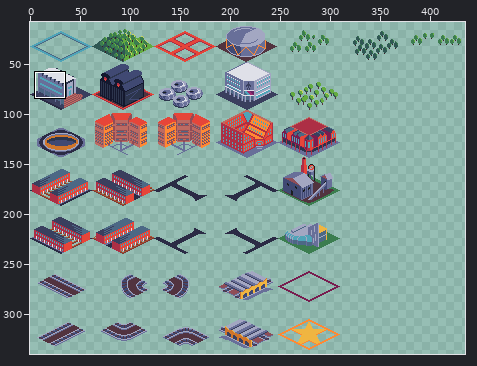
Pixel-art file -- Buildings.aseprite. The picture above shows the old version from afar; the outline marks the close-up.
Close-up. The starting point:
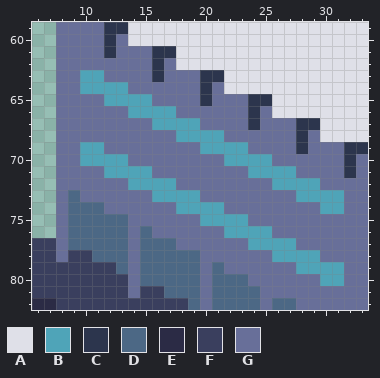
558x432 pixels, 1 frame. Shown: x 6..33, y 59..82. The wide view leaves out empty margins.
Visible layers, top first: "Buildings", "Layer 1".
Palette (. is transparent): A #dfe0e8  B #4fa4b8  C #2c354d  D #4c6885  E #2b2b45  F #3a3f5e  G #686f99
Pixels before, first column x 6:
59 ..GGGGCCAAAAAAAAAAAAAAAAAAAA
60 ..GGGGCGAAAAAAAAAAAAAAAAAAAA
61 ..GGGGCGGGCCAAAAAAAAAAAAAAAA
62 ..GGGGGGGGCGAAAAAAAAAAAAAAAA
63 ..GGBBGGGGCGGGCCAAAAAAAAAAAA
64 ..GGBBBBGGGGGGCGAAAAAAAAAAAA
65 ..GGGGBBBBGGGGCGGGCCAAAAAAAA
66 ..GGGGGGBBBBGGGGGGCGAAAAAAAA
67 ..GGGGGGGGBBBBGGGGCGGGCCAAAA
68 ..GGGGGGGGGGBBBBGGGGGGCGAAAA
69 ..GGBBGGGGGGGGBBBBGGGGCGGGCC
70 ..GGBBBBGGGGGGGGBBBBGGGGGGCG
71 ..GGGGBBBBGGGGGGGGBBBBGGGGCG
72 ..GGGGGGBBBBGGGGGGGGBBBBGGGG
73 ..GDGGGGGGBBBBGGGGGGGGBBBBGG
74 ..GDDDGGGGGGBBBBGGGGGGGGBBGG
75 ..GDDDDDGGGGGGBBBBGGGGGGGGGG
76 ..GDDDDDGDGGGGGGBBBBGGGGGGGG
77 FFGDDDDDGDDDGGGGGGBBBBGGGGGG
78 FFGFFDDDGDDDDDGGGGGGBBBBGGGG
79 FFFFFFFDGDDDDDGDGGGGGGBBBBGG
80 FFFFFFFFGDDDDDGDDDGGGGGGBBGG
81 FFFFFFFFGFFDDDGDDDDGGGGGGGGG
82 EEFFFFFFFFFFFDGDDDDGDDGGGGGG
After:
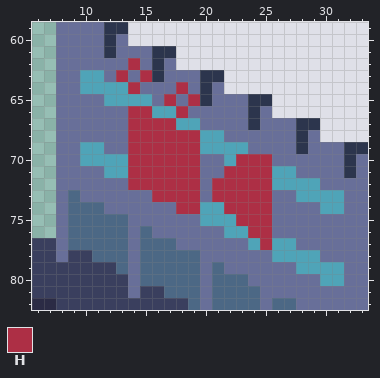
Colours new in this view: H #ad2f45
Changes in this commit:
Changed rows in their new state; - is an unchanged pixel.
Layer "Buildings":
first column x 13:
62 -H-----------
63 H-H----------
64 -H---H-------
65 ----H-H------
66 -HH--H-------
67 -HHHH--------
68 -HHHHHH------
69 -HHHHHH------
70 -HHHHHH---HHH
71 -HHHHHH--HHHH
72 -HHHHHH-HHHHH
73 ---HHHH-HHHHH
74 -----HH--HHHH
75 ----------HHH
76 -----------HH
77 ------------H
